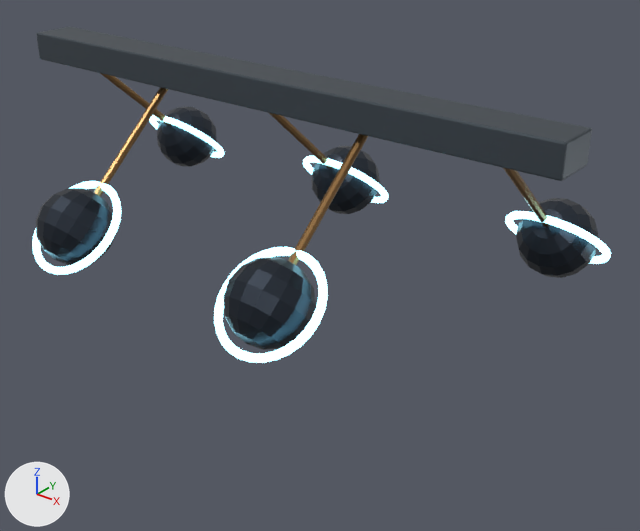
The glTF model assets/maps/kinetic_tide/glb/05_pendulum_field.glb: old version first, new version second.
The view is the same before and after, from a 50 mm camera at (16.8, -18.3, 15.8) aimed at (1.6, 0.7, 4.0). Lighting does not change. The marker at lower left points along +X, +Y and +Z. The first picture is the older version. Where no turn or scale is listed for an object, it has been applied to the vertices. Vertices at exactly the same position are counted once.

Objects in the first picture: 'pendulum_bob_0', 'pendulum_bob_1', 'pendulum_bob_2', 'pendulum_bob_3', 'pendulum_bob_4', 'pendulum_halo_1_nocol', 'pendulum_halo_2_nocol', 'pendulum_halo_3_nocol', 'pendulum_halo_4_nocol', 'pendulum_rail', 'pendulum_rod_1_nocol', 'pendulum_rod_3_nocol' and 4 more.
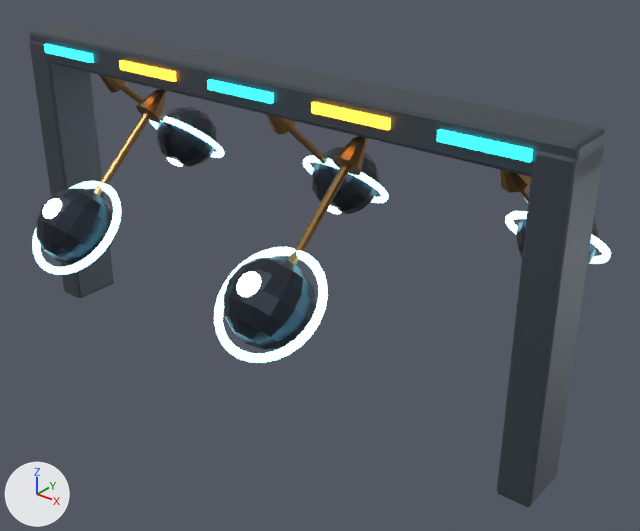
Patch to the scene script:
```diff
--- a/assets/maps/kinetic_tide/glb/05_pendulum_field.glb.py
+++ b/assets/maps/kinetic_tide/glb/05_pendulum_field.glb.py
@@ me_pendulum_rail_mesh @@
-me_pendulum_rail_mesh.from_pydata(...)  # 56 vertices, 108 faces; spans x -9.5..9.5, y -0.7..0.7, z -0.4..0.4
+me_pendulum_rail_mesh.from_pydata(...)  # 56 vertices, 108 faces; spans x -9.8..9.8, y -0.8..0.8, z -0.5..0.5
+# me_pendulum_rail_mesh part 1: the whole mesh is scaled about its middle by (1.03, 1.09, 1.03)
 me_pendulum_rail_mesh.materials.append(mat_tideplate)
@@ ob_pendulum_counterweight_4_nocol @@
+ob_pendulum_counterweight_4_nocol = bpy.data.objects.new('pendulum_counterweight_4_nocol', me_pendulum_counterweight_4_nocol_mesh)  # 20 vertices, 36 faces; spans x -0.399..0.399, y -0.419..0.578, z -0.58..0.4; in mat_tidebronze (brown #9e794d)
+ob_pendulum_counterweight_4_nocol.location = (7.6, 0.67, 8.4)
@@ ob_pendulum_phase_lamp_4 @@
+ob_pendulum_phase_lamp_4 = bpy.data.objects.new('pendulum_phase_lamp_4', me_pendulum_phase_lamp_4_mesh)  # a box spanning x -1.2..1.2, y -0.1..0.1, z -0.14..0.14; in mat_tideteal (cyan #27ced7, glowing cyan #30f5ff)
+ob_pendulum_phase_lamp_4.location = (7.6, -0.82, 9.45)
@@ ob_pendulum_eye_3_nocol @@
+ob_pendulum_eye_3_nocol = bpy.data.objects.new('pendulum_eye_3_nocol', me_pendulum_eye_3_nocol_mesh)  # 62 vertices, 120 faces; spans x -0.34..0.34, y -0.26..0.26, z -0.24..0.24; in mat_tidesignal (pale blue #ddf8ff, glowing pale blue #ddf8ff)
+ob_pendulum_eye_3_nocol.location = (3.8, -4.76, 6.24)
@@ ob_pendulum_counterweight_3_nocol @@
+ob_pendulum_counterweight_3_nocol = bpy.data.objects.new('pendulum_counterweight_3_nocol', me_pendulum_counterweight_3_nocol_mesh)  # 20 vertices, 36 faces; spans x -0.399..0.399, y -0.578..0.419, z -0.58..0.4; in mat_tidebronze (brown #9e794d)
+ob_pendulum_counterweight_3_nocol.location = (3.8, -0.67, 8.4)
@@ ob_pendulum_phase_lamp_3 @@
+ob_pendulum_phase_lamp_3 = bpy.data.objects.new('pendulum_phase_lamp_3', me_pendulum_phase_lamp_3_mesh)  # a box spanning x -1.2..1.2, y -0.1..0.1, z -0.14..0.14; in mat_tideamber (orange #ffad30, glowing orange #ffad30)
+ob_pendulum_phase_lamp_3.location = (3.8, -0.82, 9.45)
@@ ob_pendulum_eye_2_nocol @@
+ob_pendulum_eye_2_nocol = bpy.data.objects.new('pendulum_eye_2_nocol', me_pendulum_eye_2_nocol_mesh)  # 62 vertices, 120 faces; spans x -0.34..0.34, y -0.26..0.26, z -0.24..0.24; in mat_tidesignal (pale blue #ddf8ff, glowing pale blue #ddf8ff)
+ob_pendulum_eye_2_nocol.location = (0.0, 3.33, 4.62)
@@ ob_pendulum_counterweight_2_nocol @@
+ob_pendulum_counterweight_2_nocol = bpy.data.objects.new('pendulum_counterweight_2_nocol', me_pendulum_counterweight_4_nocol_mesh.copy())
+ob_pendulum_counterweight_2_nocol.location = (0.0, 0.67, 8.4)
@@ ob_pendulum_phase_lamp_2 @@
+ob_pendulum_phase_lamp_2 = bpy.data.objects.new('pendulum_phase_lamp_2', me_pendulum_phase_lamp_4_mesh.copy())
+ob_pendulum_phase_lamp_2.location = (0.0, -0.82, 9.45)
@@ ob_pendulum_eye_1_nocol @@
+ob_pendulum_eye_1_nocol = bpy.data.objects.new('pendulum_eye_1_nocol', me_pendulum_eye_1_nocol_mesh)  # 62 vertices, 120 faces; spans x -0.34..0.34, y -0.26..0.26, z -0.24..0.24; in mat_tidesignal (pale blue #ddf8ff, glowing pale blue #ddf8ff)
+ob_pendulum_eye_1_nocol.location = (-3.8, -4.76, 6.24)
@@ ob_pendulum_counterweight_1_nocol @@
+ob_pendulum_counterweight_1_nocol = bpy.data.objects.new('pendulum_counterweight_1_nocol', me_pendulum_counterweight_3_nocol_mesh.copy())
+ob_pendulum_counterweight_1_nocol.location = (-3.8, -0.67, 8.4)
@@ ob_pendulum_phase_lamp_1 @@
+ob_pendulum_phase_lamp_1 = bpy.data.objects.new('pendulum_phase_lamp_1', me_pendulum_phase_lamp_1_mesh)  # a box spanning x -1.2..1.2, y -0.1..0.1, z -0.14..0.14; in mat_tideamber (orange #ffad30, glowing orange #ffad30)
+ob_pendulum_phase_lamp_1.location = (-3.8, -0.82, 9.45)
@@ ob_pendulum_eye_0_nocol @@
+ob_pendulum_eye_0_nocol = bpy.data.objects.new('pendulum_eye_0_nocol', me_pendulum_eye_0_nocol_mesh)  # 62 vertices, 120 faces; spans x -0.34..0.34, y -0.26..0.26, z -0.24..0.24; in mat_tidesignal (pale blue #ddf8ff, glowing pale blue #ddf8ff)
+ob_pendulum_eye_0_nocol.location = (-7.6, 3.33, 4.62)
@@ ob_pendulum_counterweight_0_nocol @@
+ob_pendulum_counterweight_0_nocol = bpy.data.objects.new('pendulum_counterweight_0_nocol', me_pendulum_counterweight_4_nocol_mesh.copy())
+ob_pendulum_counterweight_0_nocol.location = (-7.6, 0.67, 8.4)
@@ ob_pendulum_phase_lamp_0 @@
+ob_pendulum_phase_lamp_0 = bpy.data.objects.new('pendulum_phase_lamp_0', me_pendulum_phase_lamp_4_mesh.copy())
+ob_pendulum_phase_lamp_0.location = (-7.6, -0.82, 9.45)
@@ ob_pendulum_arch_1 @@
+ob_pendulum_arch_1 = bpy.data.objects.new('pendulum_arch_1', me_pendulum_arch_1_mesh)  # 56 vertices, 108 faces; spans x -0.5..0.5, y -0.85..0.85, z -4.8..4.8; in mat_tideplate (greyish blue #525b63)
+ob_pendulum_arch_1.location = (9.3, 0.0, 4.8)
@@ ob_pendulum_arch__1 @@
+ob_pendulum_arch__1 = bpy.data.objects.new('pendulum_arch_-1', me_pendulum_arch_1_mesh.copy())
+ob_pendulum_arch__1.location = (-9.3, 0.0, 4.8)
```

Location of each change, (x1, y1, x2, y2) in pixels of the pictures (640 x 531 px):
'pendulum_rail', rescaled
    before: (36, 27, 592, 181)
    after: (30, 24, 605, 181)
'pendulum_arch_1', added
    after: (497, 143, 605, 507)
'pendulum_arch_-1', added
    after: (29, 40, 114, 298)
'pendulum_phase_lamp_4', added (cyan)
    after: (437, 129, 533, 163)
'pendulum_phase_lamp_3', added
    after: (311, 102, 391, 130)
'pendulum_counterweight_3_nocol', added (brown)
    after: (332, 137, 367, 175)
'pendulum_phase_lamp_2', added (cyan)
    after: (207, 79, 274, 104)
'pendulum_phase_lamp_1', added
    after: (119, 60, 177, 82)
'pendulum_counterweight_1_nocol', added (brown)
    after: (136, 89, 166, 122)
'pendulum_counterweight_4_nocol', added (brown)
    after: (499, 169, 531, 193)
'pendulum_eye_3_nocol', added (pale blue)
    after: (236, 271, 261, 297)
'pendulum_phase_lamp_0', added (cyan)
    after: (44, 44, 94, 63)
'pendulum_counterweight_2_nocol', added
    after: (266, 114, 296, 135)
'pendulum_eye_1_nocol', added
    after: (42, 198, 62, 219)
'pendulum_counterweight_0_nocol', added
    after: (99, 75, 126, 93)
'pendulum_eye_0_nocol', added
    after: (167, 157, 183, 167)
'pendulum_eye_2_nocol', added
    after: (327, 206, 341, 214)
'pendulum_bob_4', unchanged, covered by the edit
    before: (516, 198, 598, 278)
    after: (516, 219, 598, 265)
